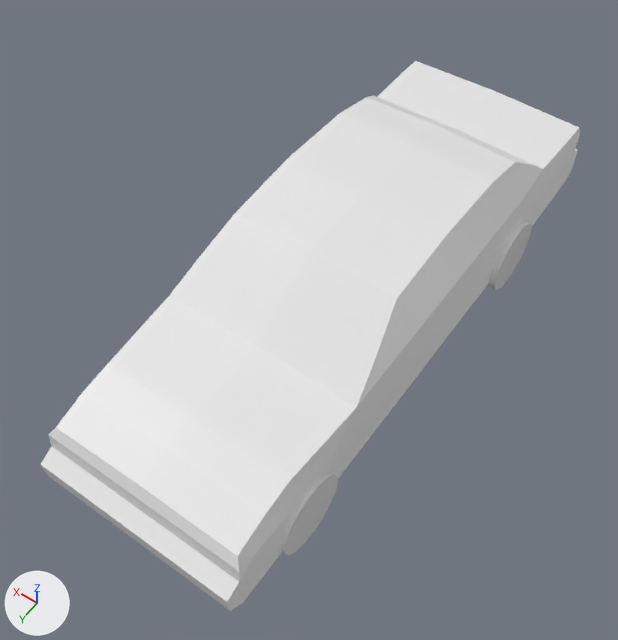
Two versions of the FBX model WYHBM/Assets/Art/Models/Other/Vehicule_car.fbx, one commit apart.
Camera for both pictures: a 50 mm camera at (-4.7, 7.48, 11.48) aimed at (0.27, 0.52, 0.55). Lighting does not change. The marker at lower left points along +X, +Y and +Z. Where no turn or scale is listed for an object, it has been applied to the vertices. Vertices at the same position are counted once.
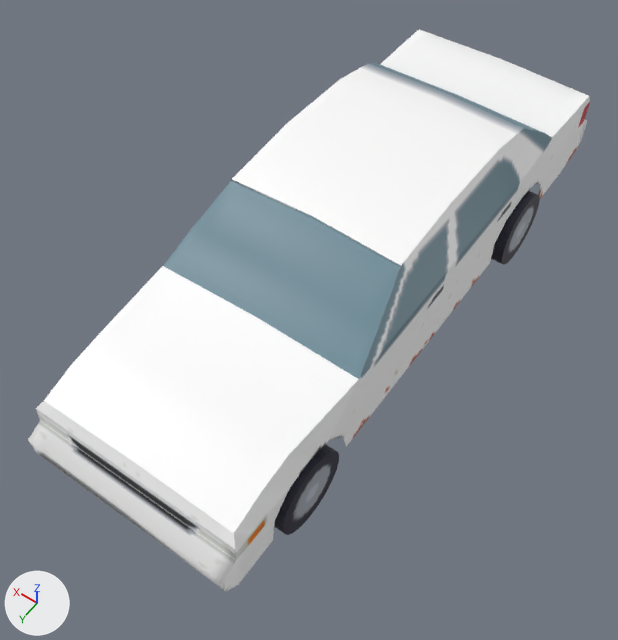
Where the change shows, as pixel boxes [x1, y1, x2, y2] in the pictures (618 x 640 px; the box of a moved part takes in the faces that stretch with it):
'car', reshaped, moved, turned, rescaled
    before: [41, 61, 580, 611]
    after: [28, 29, 590, 592]
'Cylinder.004', deleted
    before: [281, 473, 338, 555]
'Cylinder.003', deleted
    before: [487, 221, 532, 290]
part 1 of me_cube_004, moved or reshaped
    before: [41, 61, 580, 611]
    after: [28, 29, 590, 592]
part 2 of me_cube_004, added
    after: [491, 191, 540, 265]
part 3 of me_cube_004, added
    after: [274, 444, 339, 535]

What the commit changed:
Picture 'Vehicules_Car.png' (img_vehicules_car_png) is new.
Material 'Vehicle_Car1' (mat_vehicle_car1) is new.
Its texture is img_vehicules_car_png (with its transparency).
me_cube_004 is used by ob_car; location (0.21, -0.6, 0.41); scale (-0.617, -0.617, -0.617).
me_cube_004 had 220 vertices, 208 faces and spanned x -2.8..2.8, y -8.8..8.5, z -3.1..1.0.
me_cube_004 no longer uses material mat_material_002 (white #e7e7e7).
me_cube_004 now has 476 vertices, 344 faces and spans x -183.4..183.4, y -1.3..301.7, z -535.4..535.4.
me_cube_004 part 1: the loose piece of 218 vertices spanning x -2.8..2.8, y -8.8..8.5, z -3.1..1.0 is multiplied about its middle by the matrix ((-61.664, 0.0, 0.0), (0.0, 0.0, -61.664), (0.0, 61.664, 0.0)), then moved by (1.5, 174.8, 1.0), in mat_vehicle_car1 (picture img_vehicules_car_png).
me_cube_004 part 2: a new loose piece, a 32-sided cylinder along x spanning x -183.4..-153.0, y -1.3..131.8, z 200.4..333.5, in mat_vehicle_car1 (picture img_vehicules_car_png).
me_cube_004 part 3: a new loose piece, a 32-sided cylinder along x spanning x -178.2..-147.8, y -1.3..131.8, z -420.5..-287.4, in mat_vehicle_car1 (picture img_vehicules_car_png).
me_cube_004 now uses material mat_vehicle_car1 (picture img_vehicules_car_png).
Object 'Cylinder.004' (ob_cylinder_004) is deleted.
Object 'Cylinder.003' (ob_cylinder_003) is deleted.
Object 'car' (ob_car) moves from (0.21, -0.6, 0.41) to (0.2, -0.5, 0.01).
Object 'car' (ob_car) turns from (0, 0, 0) to (90, 0, 0) degrees about x, y and z.
Object 'car' (ob_car) is rescaled from (-0.617, -0.617, -0.617) to (0.01, 0.01, 0.01).
